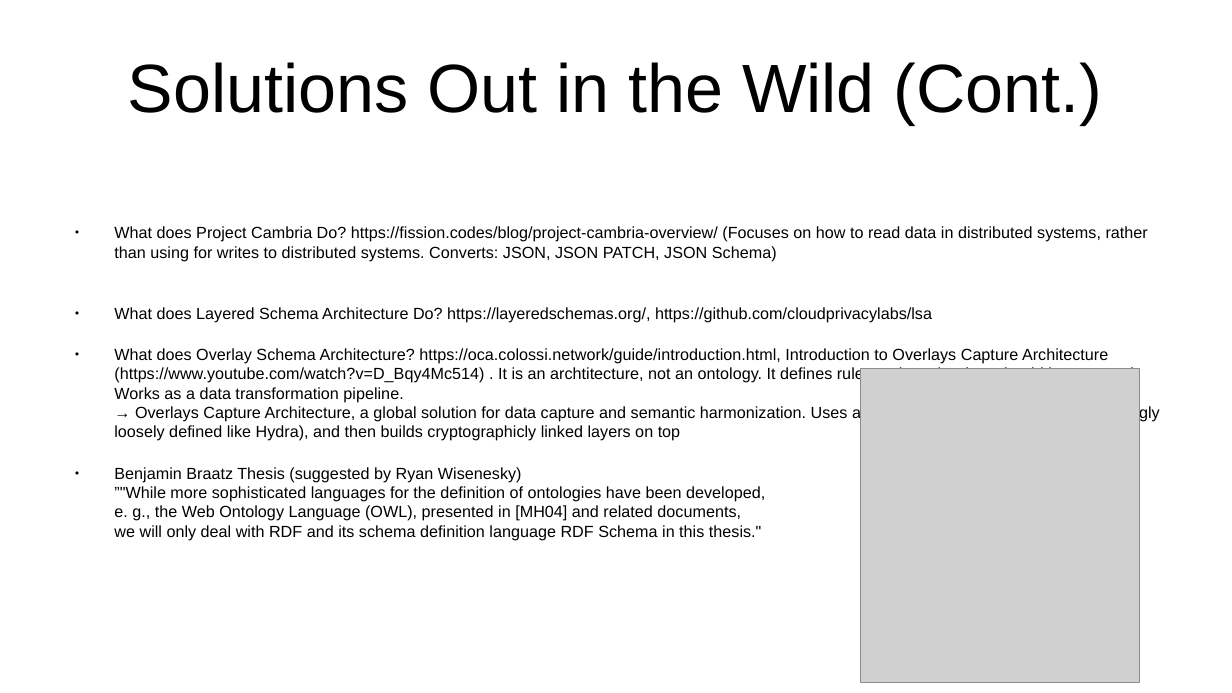
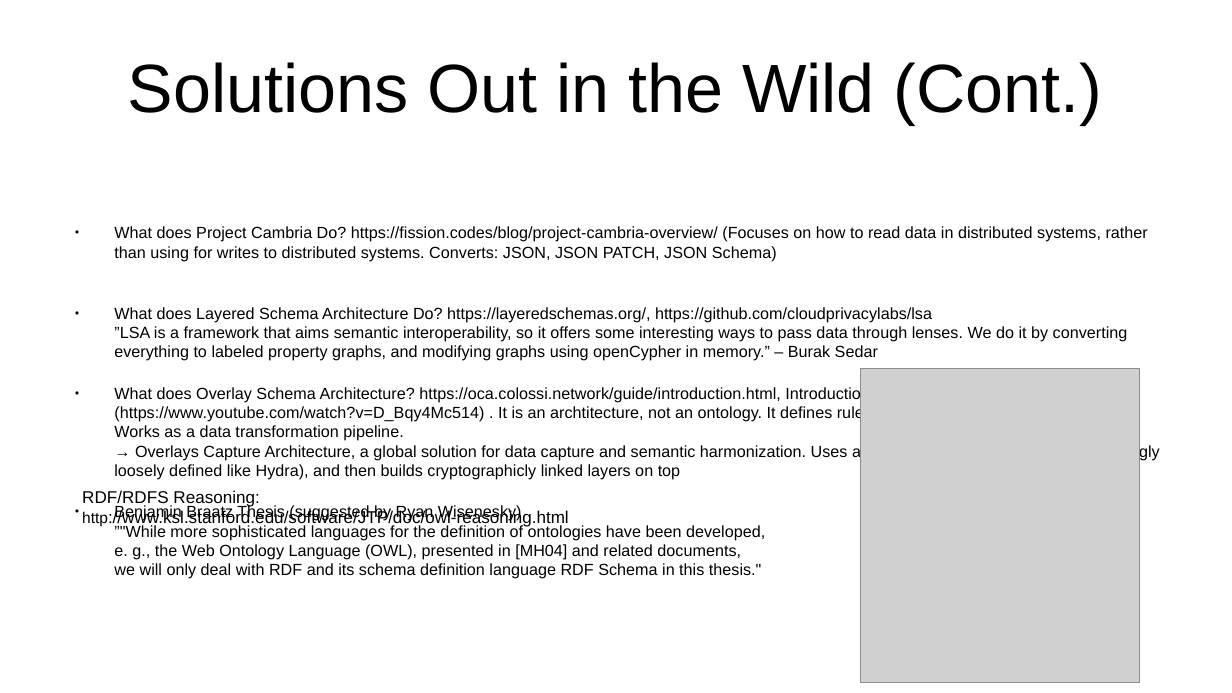
Before and after one commit to bshambaugh/Explorations-of-Category-Theory-for-Self-Sovereign-Identity, a slide deck: slide 17 of resources/IIW35_fA2022_cat_theory_for_SSI.odp. Drawn at 1232x693 pixels with LibreOffice and Linux fonts; fonts in the diff are those of the drawing; grey boxes stand for pictures. Boxes give left, top, right and bottom in pixels: in the first picture for what was removed or moved away, otherwise in the second. Text is boxed around its words. In the diff, an @@ line names an element or a change of style, - is before the commit and + after.

```diff
--- a/resources/IIW35_fA2022_cat_theory_for_SSI.odp
+++ b/resources/IIW35_fA2022_cat_theory_for_SSI.odp
@@ text at [114,307,1128,361]: text changed @@
-● What does Layered Schema Architecture Do? https://layeredschemas.org/, https://github.com/cloudprivacylabs/lsa
+● What does Layered Schema Architecture Do? https://layeredschemas.org/, https://github.com/cloudprivacylabs/lsa
+  ”LSA is a framework that aims semantic interoperability, so it offers some interesting ways to pass data through lenses. We do it by converting everything to labeled property graphs, and modifying graphs using openCypher in memory.” – Burak Sedar
@@ text added at [82,490,569,527], 11 pt, text #000000 @@
+RDF/RDFS Reasoning:
+http://www.ksl.stanford.edu/software/JTP/doc/owl-reasoning.html
```
Also in this commit, not shown: 2 other slides changed, 1 other file.
